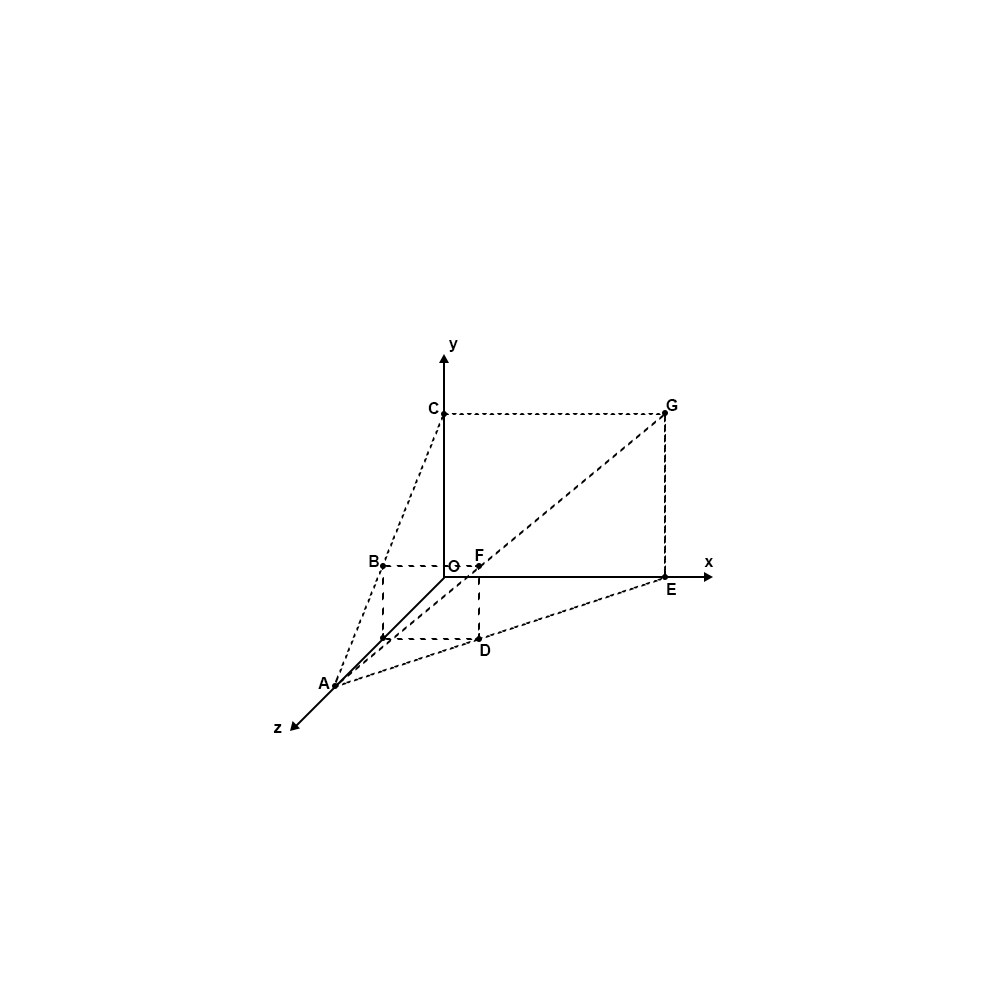
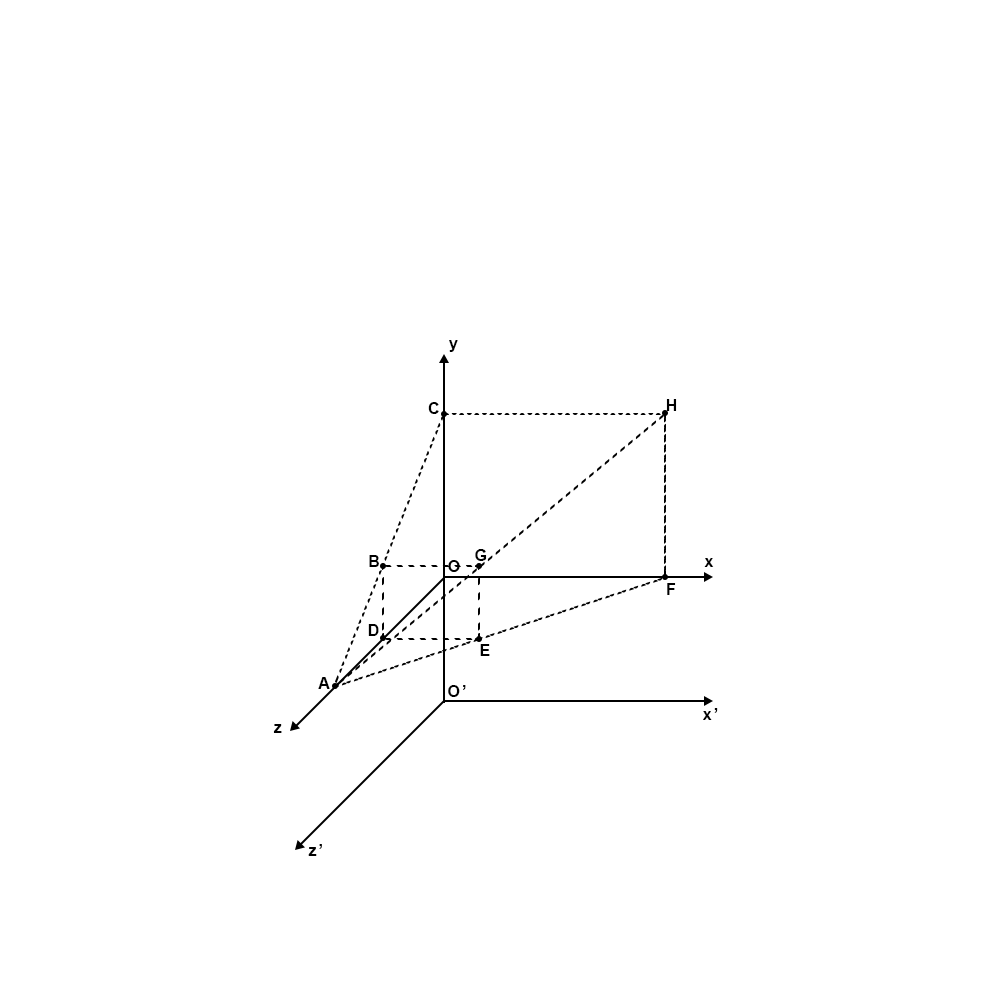
Before/after of a 1000px x 1000px layered artwork. What changed in the layer stack:
added layer "x’" above "z’" over [703, 708, 718, 720]
added layer "z’" (1st of 2) above "O’" over [308, 844, 322, 856]
added layer "O’" (1st of 2) above "坐标系 拷贝 5" over [448, 685, 466, 697]
added group "坐标系 拷贝 5" with 39 layers above "组 1" over [295, 399, 713, 850]
added layer "形状 18" in group "坐标系 拷贝 5" over [298, 700, 445, 847]
added layer "形状 17" in group "坐标系 拷贝 5" over [443, 700, 711, 702]
added layer "形状 3" (1st of 6, in "坐标系 拷贝 5") in group "坐标系 拷贝 5" over [368, 549, 627, 729]
added layer "多边形 1 拷贝 9" in group "坐标系 拷贝 5" over [295, 840, 305, 850]
added layer "多边形 1 拷贝 8" in group "坐标系 拷贝 5" over [704, 696, 713, 706]
added layer "形状 4" (1st of 5, in "坐标系 拷贝 5") in group "坐标系 拷贝 5" over [368, 579, 444, 683]
added layer "F" (1st of 4, in "坐标系 拷贝 5") in group "坐标系 拷贝 5" over [669, 583, 676, 595]
added layer "E" (1st of 4, in "坐标系 拷贝 5") in group "坐标系 拷贝 5" over [480, 644, 490, 656]
added layer "H" (1st of 3, in "坐标系 拷贝 5") in group "坐标系 拷贝 5" over [666, 399, 677, 411]
added layer "G" (1st of 3, in "坐标系 拷贝 5") in group "坐标系 拷贝 5" over [475, 549, 487, 561]
added layer "形状 12" (1st of 3, in "坐标系 拷贝 5") in group "坐标系 拷贝 5" over [368, 549, 491, 687]
added layer "形状 7" (1st of 4, in "坐标系 拷贝 5") in group "坐标系 拷贝 5" over [368, 578, 491, 688]
added layer "D" (1st of 3, in "坐标系 拷贝 5") in group "坐标系 拷贝 5" over [368, 624, 379, 636]
added layer "形状 16" in group "坐标系 拷贝 5" over [443, 578, 445, 703]
hid group "坐标系 拷贝 3" (34 layers) over [368, 399, 713, 733]
renamed "E" to "F", painted on it over [669, 583, 676, 595]
renamed "D" to "E", painted on it over [480, 644, 491, 656]
renamed "G" to "H", painted on it over [666, 399, 678, 411]
renamed "F" to "G", painted on it over [475, 549, 487, 561]
